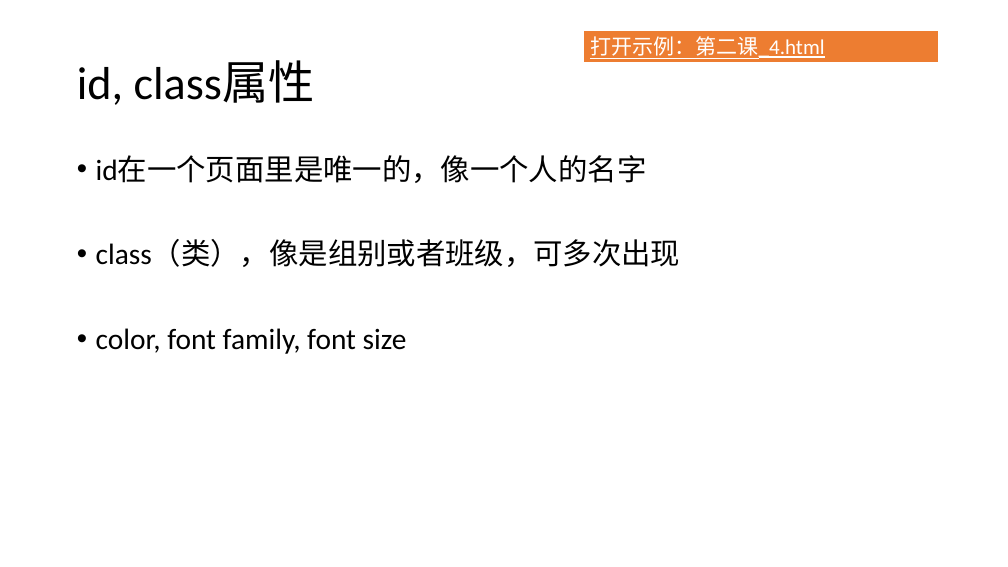
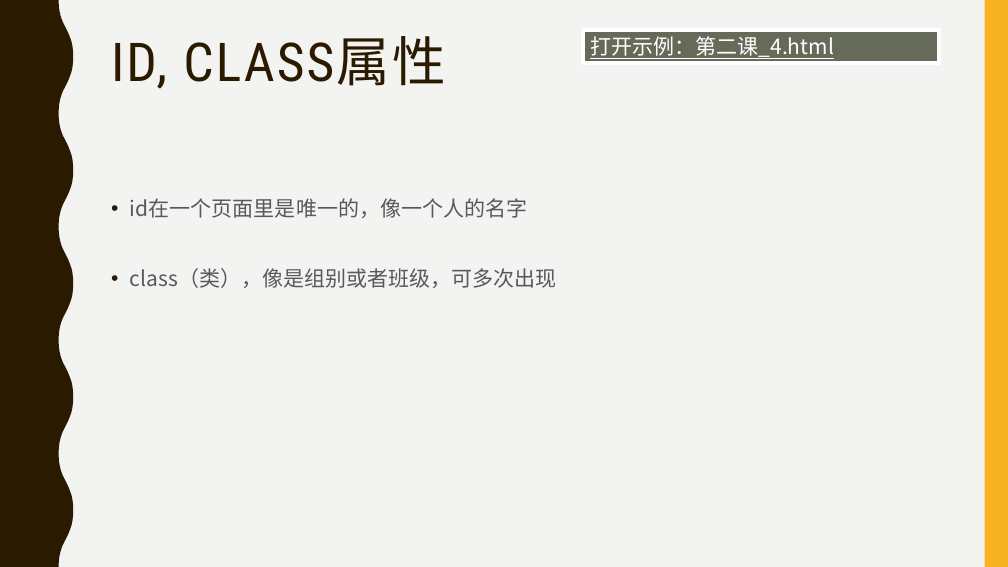
Before and after one commit to LAB-Remote/LAB-Remote.github.io, a slide deck: slide 11 of teaching/xiangyun/2/第二课_幻灯片.pptx (slide 13 before the commit). Drawn at 1008x567 pixels with LibreOffice and Linux fonts; fonts in the diff are those of the drawing. Boxes give left, top, right and bottom in pixels: in the first picture for what was removed or moved away, otherwise in the second. Text is boxed around its words. In the diff, an @@ line names an element or a change of style, - is before the commit and + after.

```diff
--- a/teaching/xiangyun/2/第二课_幻灯片.pptx
+++ b/teaching/xiangyun/2/第二课_幻灯片.pptx
@@ background #FFFFFF to #F3F3F2 @@
@@ freeform shape added at bbox=[0, 0, 73, 567], fill #2A1A00 @@
@@ rectangle added at bbox=[985, 0, 1008, 567], fill #F8B323 @@
@@ title "ID, CLASS属性" at bbox=[111, 36, 446, 89]: vertical alignment middle to top @@
@@ title at bbox=[111, 36, 446, 89]: text changed; size 44 to 51 pt; font Calibri to Roboto Condensed; text colour #000000 to #2A1A00 @@
-id, class属性
+ID, CLASS属性
@@ rectangle "打开示例：第二课_4.html" at bbox=[583, 30, 939, 64]: font Calibri to Noto Sans CJK SC; fill #ED7D31 to #656A59; outline #FFFFFF 1.5 pt to #FFFFFF 4 pt @@
@@ text "id在一个页面里是唯一的，像一个人的名字": place and size @@
-text "id在一个页面里是唯一的，像一个人的名字" at bbox=[96, 155, 681, 354]
+text "id在一个页面里是唯一的，像一个人的名字" at bbox=[130, 198, 557, 288]
@@ text "id在一个页面里是唯一的，像一个人的名字" at bbox=[130, 198, 557, 288]: size 28 to 20 pt, font Calibri to Noto Sans CJK SC, text colour #000000 to #595959; line spacing 0.9 to 1.1; less space between paragraphs @@
@@ text at bbox=[96, 328, 407, 354]: paragraph removed @@
-• color, font family, font size
```
Also in this commit, not shown: 8 other slides changed, 3 slides added, 4 slides removed.
